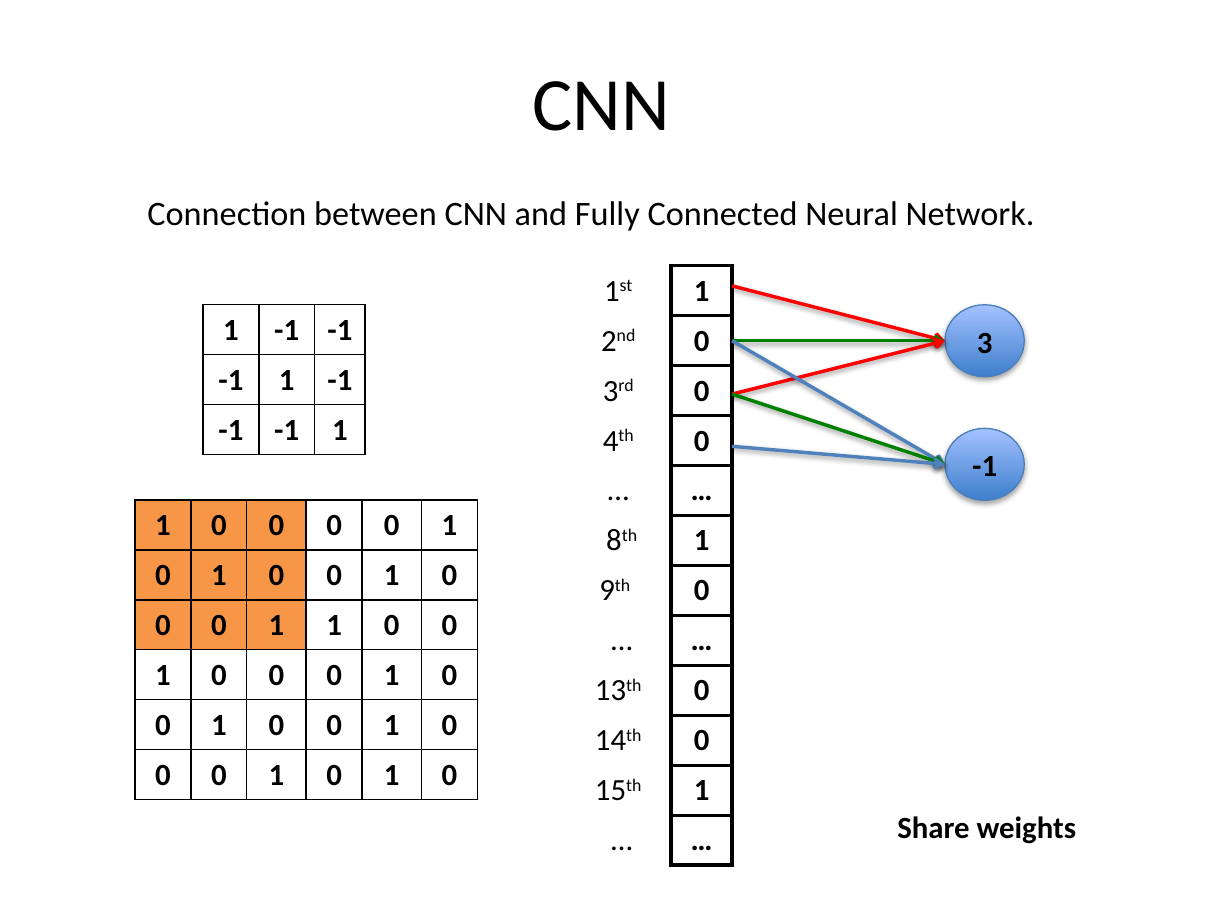
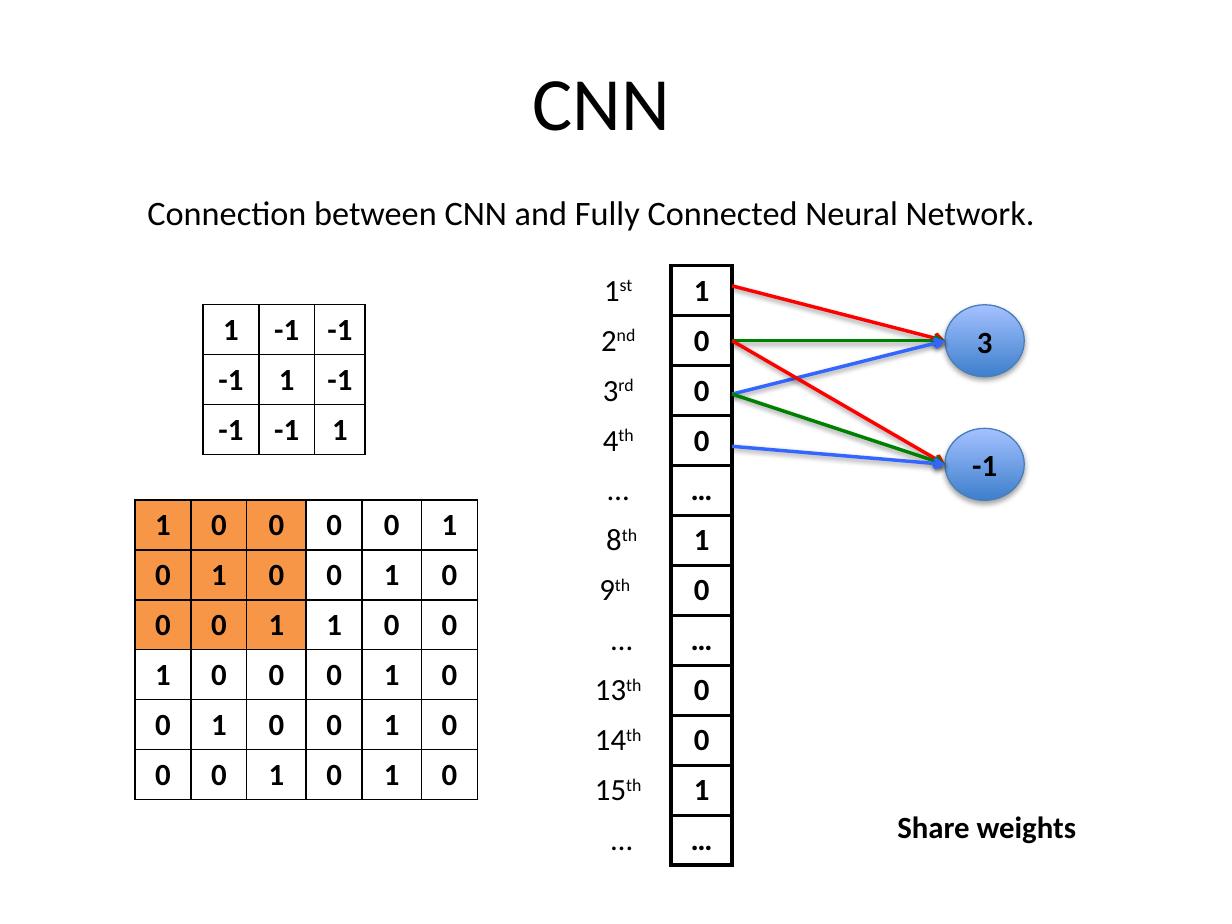
Before and after one commit to haozhestat/DeepLearning-Tensorflow, a slide deck: slide 9 of presentation.pptx. Drawn at 1232x924 pixels with LibreOffice and Linux fonts; fonts in the diff are those of the drawing. Boxes give left, top, right and bottom in pixels: in the first picture for what was removed or moved away, otherwise in the second. Text is boxed around its words. In the diff, an @@ line names an element or a change of style, - is before the commit and + after.

Commit message:
Final PPT

```diff
--- a/presentation.pptx
+++ b/presentation.pptx
@@ arrow (732, 394) - (945, 341): stroke #FF0000 2 pt to #3366FF 2 pt @@
@@ arrow (732, 341) - (945, 464): stroke #4F81BD 2 pt to #FF0000 2 pt @@
@@ arrow (732, 446) - (945, 464): stroke #4F81BD 2 pt to #3366FF 2 pt @@
```
Also in this commit, not shown: 11 slides added, 1 slide removed.
